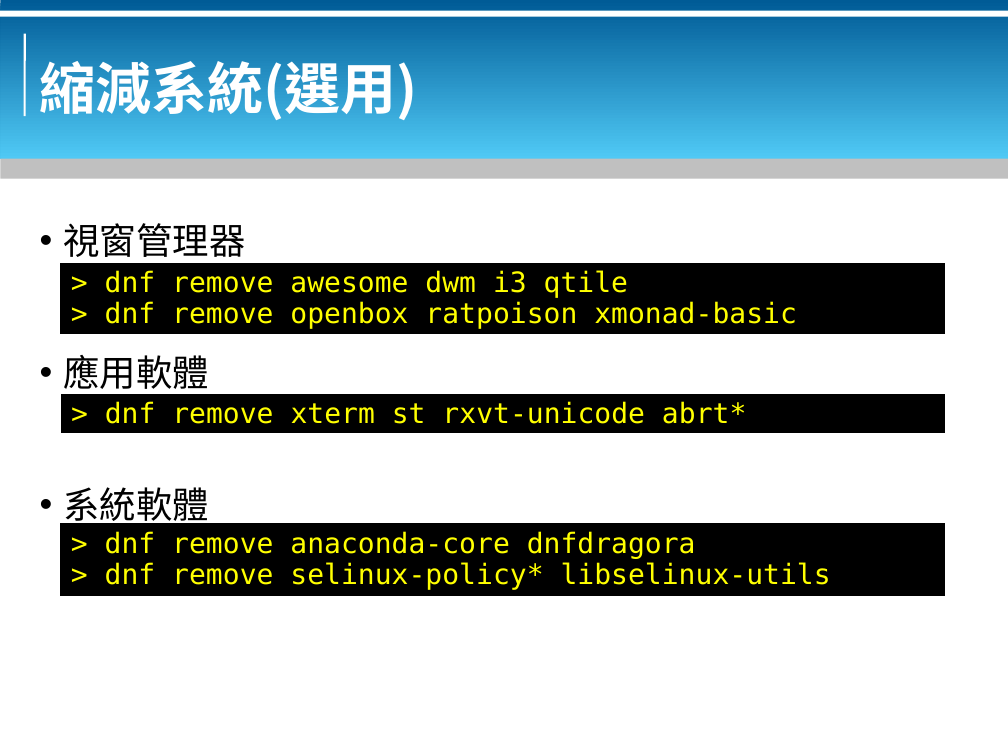
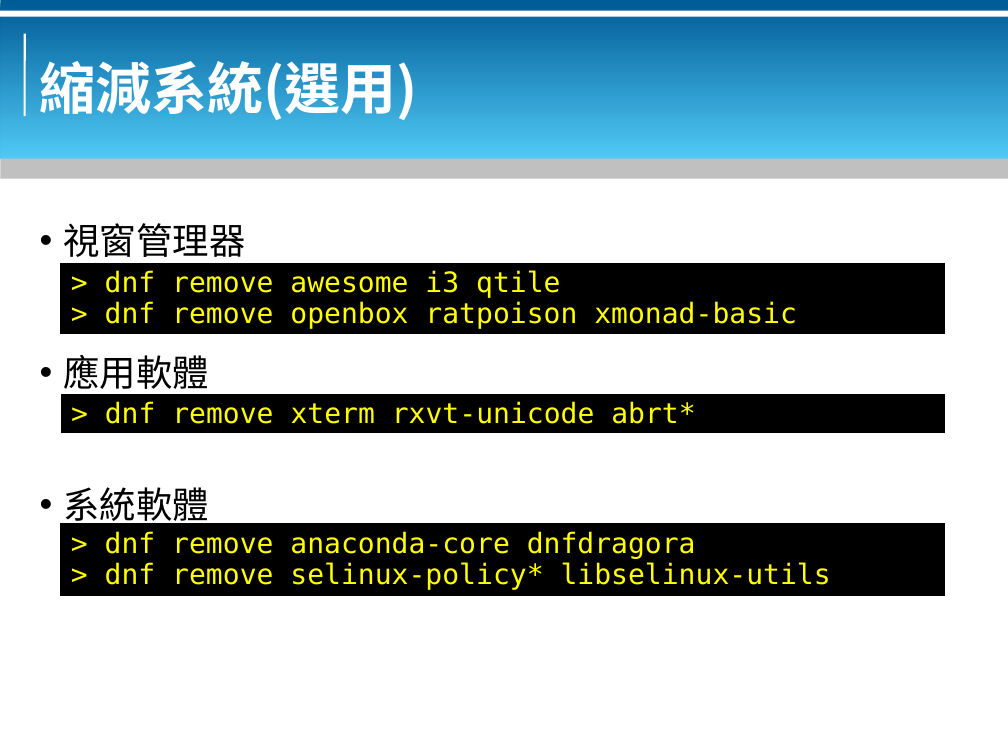
Before and after one commit to bluebat/.presentations, a slide deck: slide 7 of a-thin-and-tiny-session-for-x-window.odp. Drawn at 1008x756 pixels with LibreOffice and Linux fonts; fonts in the diff are those of the drawing; background and template pictures are left out. Boxes give left, top, right and bottom in pixels: in the first picture for what was removed or moved away, otherwise in the second. Text is boxed around its words. In the diff, an @@ line names an element or a change of style, - is before the commit and + after.

```diff
--- a/a-thin-and-tiny-session-for-x-window.odp
+++ b/a-thin-and-tiny-session-for-x-window.odp
@@ text in rectangle at [105,270,560,298]: text changed @@
-> dnf remove awesome dwm i3 qtile
+> dnf remove awesome i3 qtile
@@ text in rectangle at [105,401,695,424]: text changed @@
-> dnf remove xterm st rxvt-unicode abrt*
+> dnf remove xterm rxvt-unicode abrt*
```
Also in this commit, not shown: 1 other slide changed, 3 other files.
